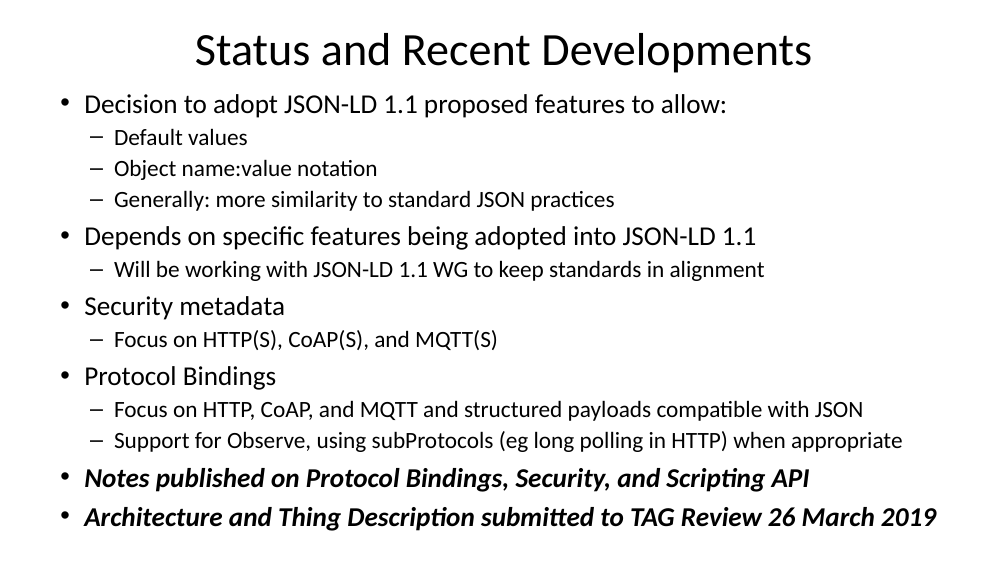
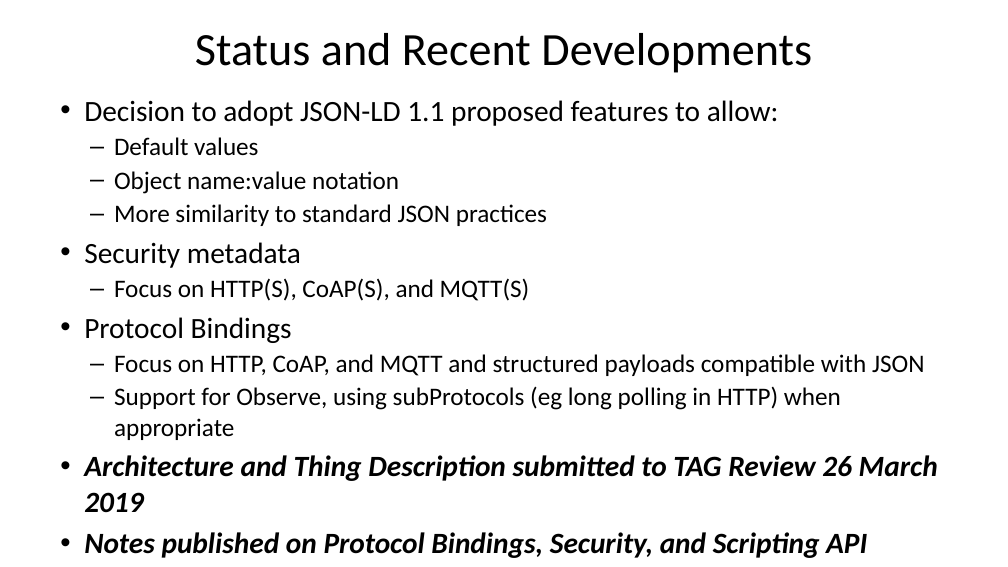
Before and after one commit to w3c/wot, a slide deck: slide 8 of PRESENTATIONS/wot-summary-and-roadmap-04-2019.pptx. Drawn at 1008x567 pixels with LibreOffice and Linux fonts; fonts in the diff are those of the drawing. Boxes give left, top, right and bottom in pixels: in the first picture for what was removed or moved away, otherwise in the second. Text is boxed around its words. In the diff, an @@ line names an element or a change of style, - is before the commit and + after.

```diff
--- a/PRESENTATIONS/wot-summary-and-roadmap-04-2019.pptx
+++ b/PRESENTATIONS/wot-summary-and-roadmap-04-2019.pptx
@@ text at [84,100,925,558]: size 25.9 to 28 pt in "Decision to adopt JSON-LD 1.1 proposed features ...", "Security metadata", "Protocol Bindings", "Notes published on Protocol Bindings, Security, and ..."; size 22.2 to 24 pt in "Default values", "Object name:value notation", "Focus on HTTP(S), CoAP(S), and MQTT(S)", "Focus on HTTP, CoAP, and MQTT and ..." and 1 more places @@
@@ text at [114,204,547,226]: text changed; size 22.2 to 24 pt @@
-  – Generally: more similarity to standard JSON practices
-• Depends on specific features being adopted into JSON-LD 1.1
-  – Will be working with JSON-LD 1.1 WG to keep standards in alignment
+  – More similarity to standard JSON practices
@@ text at [84,455,938,512]: paragraph added @@
+• Architecture and Thing Description submitted to TAG Review 26 March 2019
@@ text at [84,507,936,531]: paragraph removed @@
-• Architecture and Thing Description submitted to TAG Review 26 March 2019
```
Also in this commit, not shown: 4 other slides changed.
